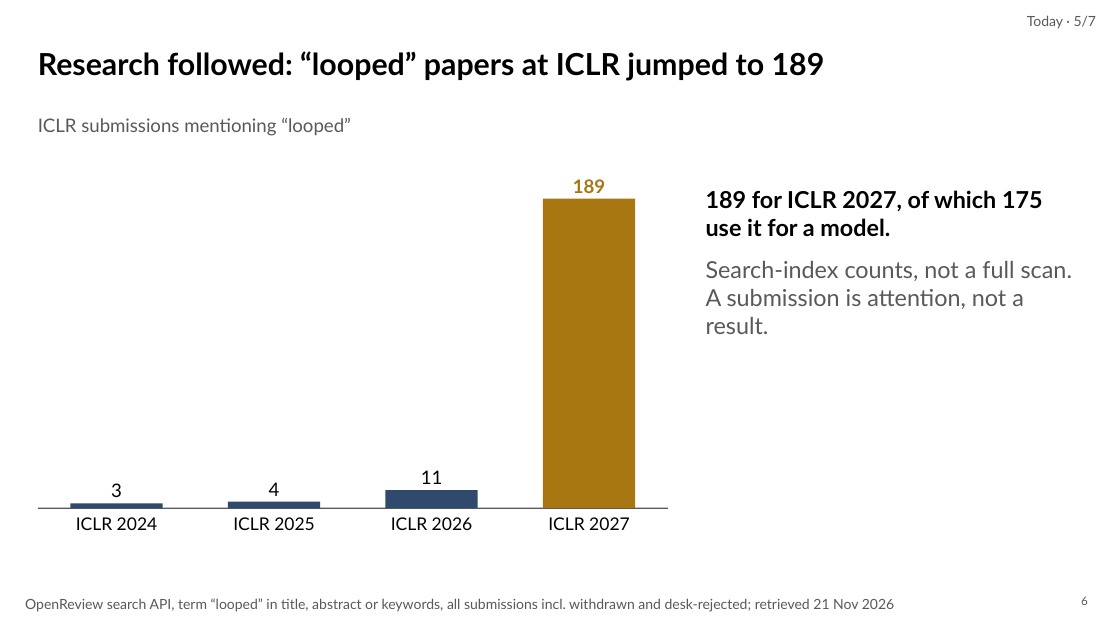
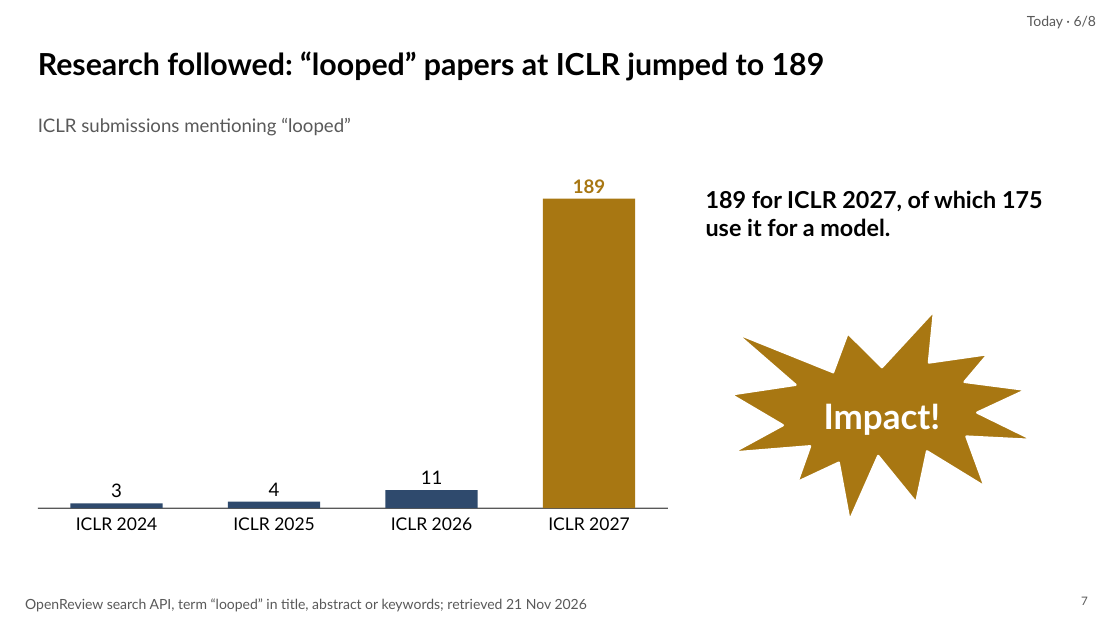
Before and after one commit to irregular6612/agi-hw2, a slide deck: slide 7 of build/out/looped-transformers.pptx (slide 6 before the commit). Drawn at 1120x630 pixels with LibreOffice and Linux fonts; fonts in the diff are those of the drawing. Boxes give left, top, right and bottom in pixels: in the first picture for what was removed or moved away, otherwise in the second. Text is boxed around its words. In the diff, an @@ line names an element or a change of style, - is before the commit and + after.

```diff
--- a/build/out/looped-transformers.pptx
+++ b/build/out/looped-transformers.pptx
@@ text at <box>1027,15,1097,29</box>: text changed @@
-Today · 5/7
+Today · 6/8
@@ text "189 for ICLR 2027, of ..." at <box>706,190,1043,237</box>: less space between paragraphs @@
@@ text at <box>706,261,1072,334</box>: paragraph removed @@
-Search-index counts, not a full scan. A submission is attention, not a result.
@@ irregular seal added at <box>731,311,1033,521</box>, fill #A87712, outline #FFFFFF 2 pt @@
@@ text added at <box>824,403,941,435</box>, 30 pt, text #FFFFFF, bold @@
+Impact!
@@ text at <box>25,598,587,612</box>: text changed @@
-OpenReview search API, term “looped” in title, abstract or keywords, all submissions incl. withdrawn and desk-rejected; retrieved 21 Nov 2026
+OpenReview search API, term “looped” in title, abstract or keywords; retrieved 21 Nov 2026
@@ page number at <box>1081,596,1088,605</box>: text changed @@
-6
+7
```
Also in this commit, not shown: 41 other slides changed, 15 slides added, 5 slides removed, 31 other files.
